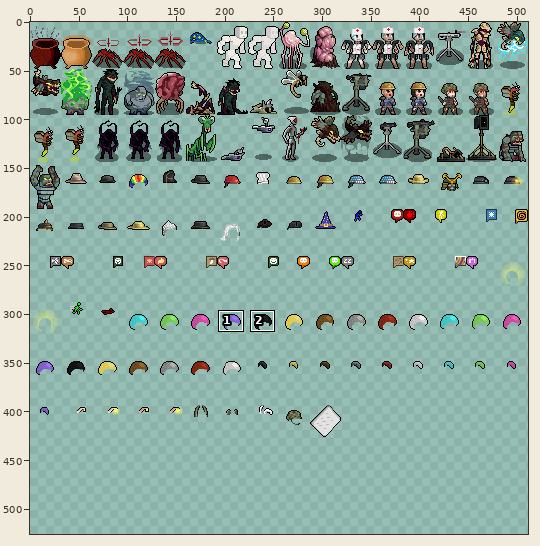
Two versions of one sprite sheet, gfx/ChibiUltica/ChibiTall.png. Above, an overview of the earlier version with the close-up marked.
Close-up. Earlier state:
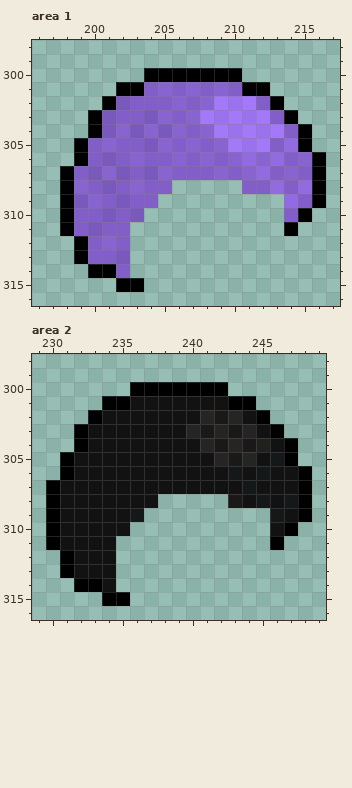
The file is 512x432 pixels. Pixels under 10% opacity are left out. Colours within 5 levels of each other are drawn and written as one. Shown: area 1: x 196..217, y 298..316; area 2: x 229..249, y 298..316. The old version is drawn lined up with the new one, on the new canvas. The wide view leaves out empty margins. The commit also changed other parts of the picture, which this record leaves out.
New version:
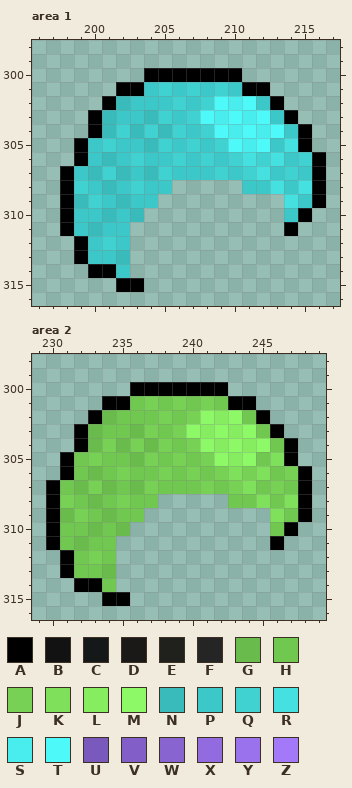
Palette (. is transparent): A #000000  B #121212  C #141819  D #1b1918  E #20201d  F #252525  G #69bb4b  H #70c850  J #76d155  K #7fe05b  L #86ed61  M #8df966  N #39bbbb  P #3cc8c8  Q #40d1d1  R #45e0e0  S #49eded  T #4df9f9  U #7959bb  V #815ec8  W #8864d1  X #926be0  Y #9b72ed  Z #a378f9
Difference:
canvas 512x432 -> 512x528
Changed rows in their new state; - is an unchanged pixel.
Area 1:
first column x 199:
301 -----PQPQPQP-----
302 ---NPPPQPQTSTP---
303 --NPPNQPQTSTSTP--
304 --NQNQNQPQTSTSTP-
305 -PQPPNQPQPQTSTPR-
306 -PNPQPPQPQPQRQRPQ
307 PNQNPNQPPPQPQRPQP
308 QPNPQPP-----PPRPR
309 NQPNPP---------RP
310 PPNPN----------P-
311 PNPP-------------
312 -PQP-------------
313 -PPN-------------
314 ---P-------------
Area 2:
first column x 231:
301 -----HJHJHJH-----
302 ---GHHHJHJMLMH---
303 --GHHGJHJMLMLMH--
304 --GJGJGJHJMLMLMH-
305 -HJHHGJHJHJMLMHK-
306 -HGHJHHJHJHJKJKHJ
307 HGJGHGJHHHJHJKHJH
308 JHGHJHH-----HHKHK
309 GJHGHH---------KH
310 HHGHG----------H-
311 HGHH-------------
312 -HJH-------------
313 -HHG-------------
314 ---H-------------
Pixel boxes of the changes (left, top, right, bottom) in both close-ups:
changed: (74, 82, 312, 278)
changed: (60, 396, 298, 592)
